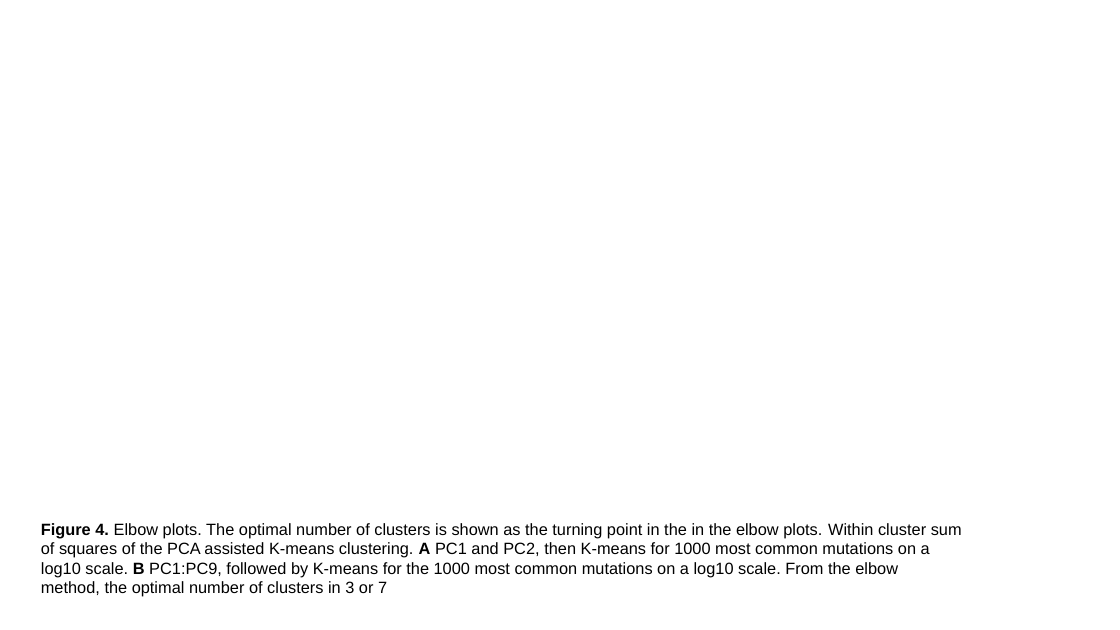
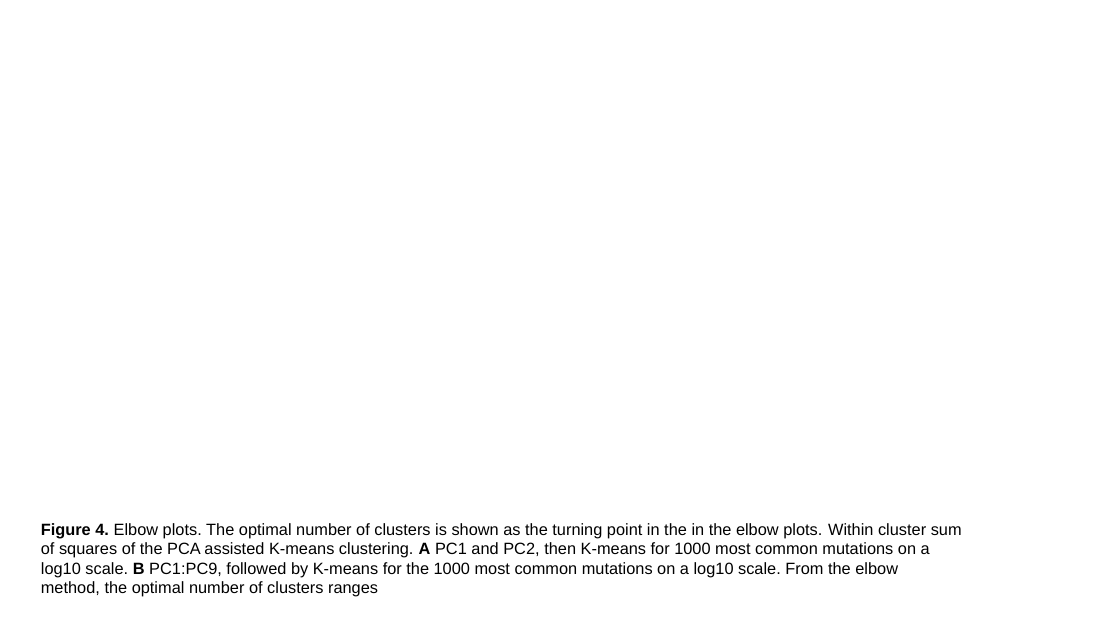
Before and after one commit to sha524/Spike_protein, a slide deck: slide 4 of Plots and Figures/Real plots and figures/Completed figures with captions.pptx. Drawn at 1120x630 pixels with LibreOffice and Linux fonts; fonts in the diff are those of the drawing. Boxes give left, top, right and bottom in pixels: in the first picture for what was removed or moved away, otherwise in the second. Text is boxed around its words. In the diff, an @@ line names an element or a change of style, - is before the commit and + after.

```diff
--- a/Plots and Figures/Real plots and figures/Completed figures with captions.pptx
+++ b/Plots and Figures/Real plots and figures/Completed figures with captions.pptx
@@ text at [41,523,962,597]: text changed @@
-Figure 4. Elbow plots. The optimal number of clusters is shown as the turning point in the in the elbow plots. Within cluster sum of squares of the PCA assisted K-means clustering. A PC1 and PC2, then K-means for 1000 most common mutations on a log10 scale. B PC1:PC9, followed by K-means for the 1000 most common mutations on a log10 scale. From the elbow method, the optimal number of clusters in 3 or 7
+Figure 4. Elbow plots. The optimal number of clusters is shown as the turning point in the in the elbow plots. Within cluster sum of squares of the PCA assisted K-means clustering. A PC1 and PC2, then K-means for 1000 most common mutations on a log10 scale. B PC1:PC9, followed by K-means for the 1000 most common mutations on a log10 scale. From the elbow method, the optimal number of clusters ranges
```
Also in this commit, not shown: 2 other slides changed, 4 other files.
